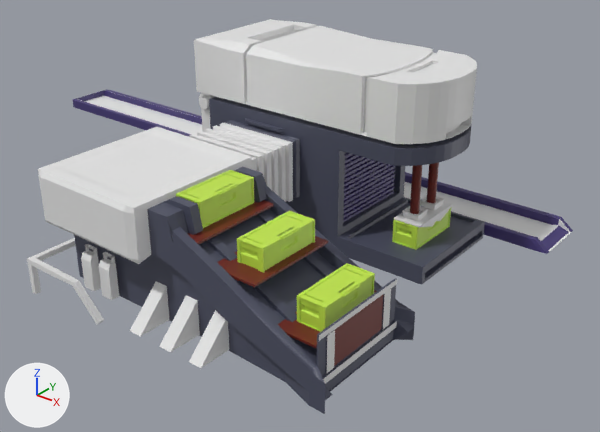
What one commit did to the FBX model jellydelly/Assets/Models/Comic Con Factory Asset.fbx.
Rendered twice from a 50 mm lens placed at (3.18, -4.32, 2.61), pointed at (-0.15, -0.16, 0.03). Arrows for +X, +Y and +Z are at lower left; the lights stay in place. Where no turn or scale is listed for an object, it has been applied to the vertices. Vertices at the same position are counted once.

The older version as bpy lines, for what is in view:
```python
me_куб = bpy.data.meshes.new('Куб')
me_куб.from_pydata(...)  # 73 vertices, 78 faces; spans x -1.0..1.0, y -1.0..1.0, z -1.0..1.05
# faces by material slot: [29, 49]
me_куб.materials.append(mat_материал_007)  # white #e7e7e7
me_куб.materials.append(mat_материал_005)  # dark blue #433774
me_куб_003 = bpy.data.meshes.new('Куб.003')
me_куб_003.from_pydata(...)  # 68 vertices, 66 faces; spans x -0.278..0.362, y 0.023..0.982, z -0.3..0.022
me_куб_003.materials.append(mat_материал_007)  # white #e7e7e7
me_куб_012 = bpy.data.meshes.new('Куб.012')
me_куб_012.from_pydata(...)  # 73 vertices, 65 faces; spans x -1.0..1.02, y -1.0..1.0, z -1.0..1.06
# faces by material slot: [24, 41]
me_куб_012.materials.append(mat_материал_007)  # white #e7e7e7
me_куб_012.materials.append(mat_материал_005)  # dark blue #433774
me_плоскость = bpy.data.meshes.new('Плоскость')
me_плоскость.from_pydata(...)  # 2509 vertices, 2506 faces; spans x -1.0..1.28, y -1.84..0.41, z 0.0..1.25
# faces by material slot: [7, 984, 1515]
me_плоскость.materials.append(mat_материал_002)  # dark red #6e241b
me_плоскость.materials.append(mat_материал)  # white #e7e7e7
me_плоскость.materials.append(mat_материал_001)  # dark blue #4d5063
ob_куб = bpy.data.objects.new('Куб', me_куб)
ob_куб.location = (-2.207, 0.632, 0.039)
ob_куб.scale = (-1.26, -0.222, -0.0387)
ob_куб_001 = bpy.data.objects.new('Куб.001', me_куб_012)
ob_куб_001.location = (0.186, 0.648, 0.05)
ob_куб_001.scale = (-1.26, -0.222, -0.0387)
ob_куб_002 = bpy.data.objects.new('Куб.002', me_куб_003)
ob_куб_002.location = (-0.57, -1.935, 0.175)
ob_плоскость = bpy.data.objects.new('Плоскость', me_плоскость)
ob_плоскость.location = (0.0, 0.0, 0.0)
# also in view: 'Плоскость.004' at (0.18, -1.36, 0.6); 'Куб.005' at (0.74, 0.02, 0.24); 'Плоскость.007' at (0.32, 0.01, 0.48); 'Плоскость.001' at (0.3, -1.77, 0.14); 'Плоскость.002' at (-0.41, -1.72, 0.18)
```
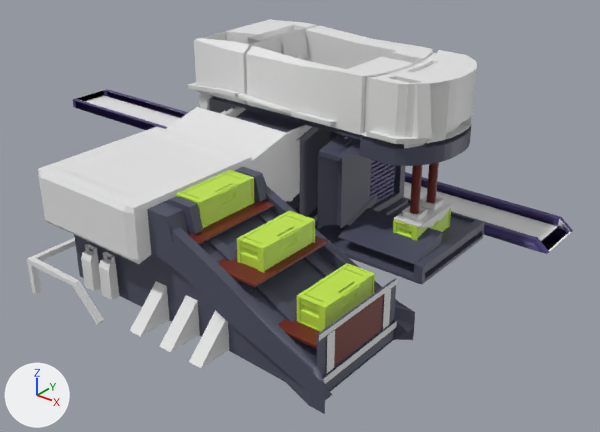
Commit message: Updated Restaurants

What differs and where, as boxes [x1, y1, x2, y2] in the pictures (600 x 432 px; the box of a moved part takes in the faces that stretch with it):
part 1 of me_плоскость, built on
    before: [189, 30, 450, 279]
    after: [166, 30, 450, 279]
part 2 of me_куб, moved or reshaped
    before: [73, 90, 202, 136]
    after: [73, 90, 189, 130]
part 3 of me_куб_012, moved or reshaped
    both: [405, 172, 573, 254]
'Плоскость.007', unchanged, covered by the edit
    before: [343, 153, 395, 222]
    after: [343, 135, 395, 204]

The change in detail:
me_плоскость is used by ob_плоскость; location (0.0, 0.0, 0.0).
me_плоскость had 2509 vertices, 2506 faces and spanned x -1.0..1.28, y -1.84..0.41, z 0.0..1.25.
me_плоскость now has 3236 vertices, 3238 faces and spans x -1.0..1.28, y -1.84..0.41, z 0.0..1.25.
me_плоскость part 1: 39 vertices moved from x -0.53..0.07, y -0.94..0.15, z 0.32..1.25 to x -0.55..0.39, y -0.6..0.22, z 0.4..0.93; 101 vertices removed from x -0.76..0.93, y -0.94..0.15, z 0.07..1.25; 828 vertices added at x -0.93..0.93, y -0.62..0.22, z 0.1..1.23.
me_куб has 73 vertices, 78 faces and spans x -1.0..1.0, y -1.0..1.0, z -1.0..1.05.
me_куб is used by ob_куб; location (-2.207, 0.632, 0.039); scale (-1.26, -0.222, -0.0387).
Part 2, on me_куб:
23 faces are deleted.
20 new faces join them, mat_материал_005 (dark blue #433774).
3 new faces join them, mat_материал_007 (white #e7e7e7).
me_куб_012 has 73 vertices, 65 faces and spans x -1.0..1.02, y -1.0..1.0, z -1.0..1.06.
me_куб_012 is used by ob_куб_001; location (0.186, 0.648, 0.05); scale (-1.26, -0.222, -0.0387).
Part 3, on me_куб_012:
28 faces are deleted.
23 new faces join them, mat_материал_005 (dark blue #433774).
5 new faces join them, mat_материал_007 (white #e7e7e7).
